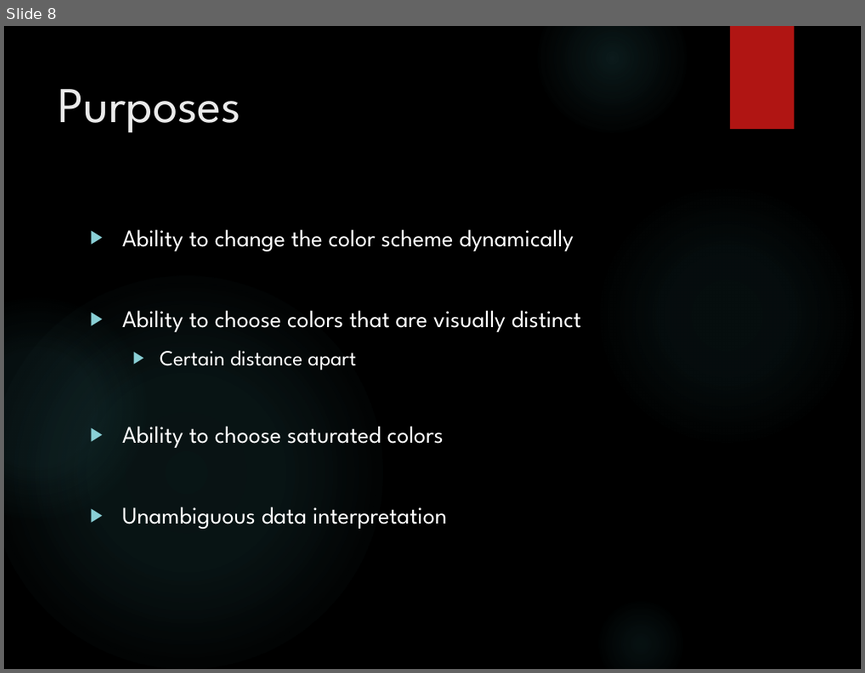
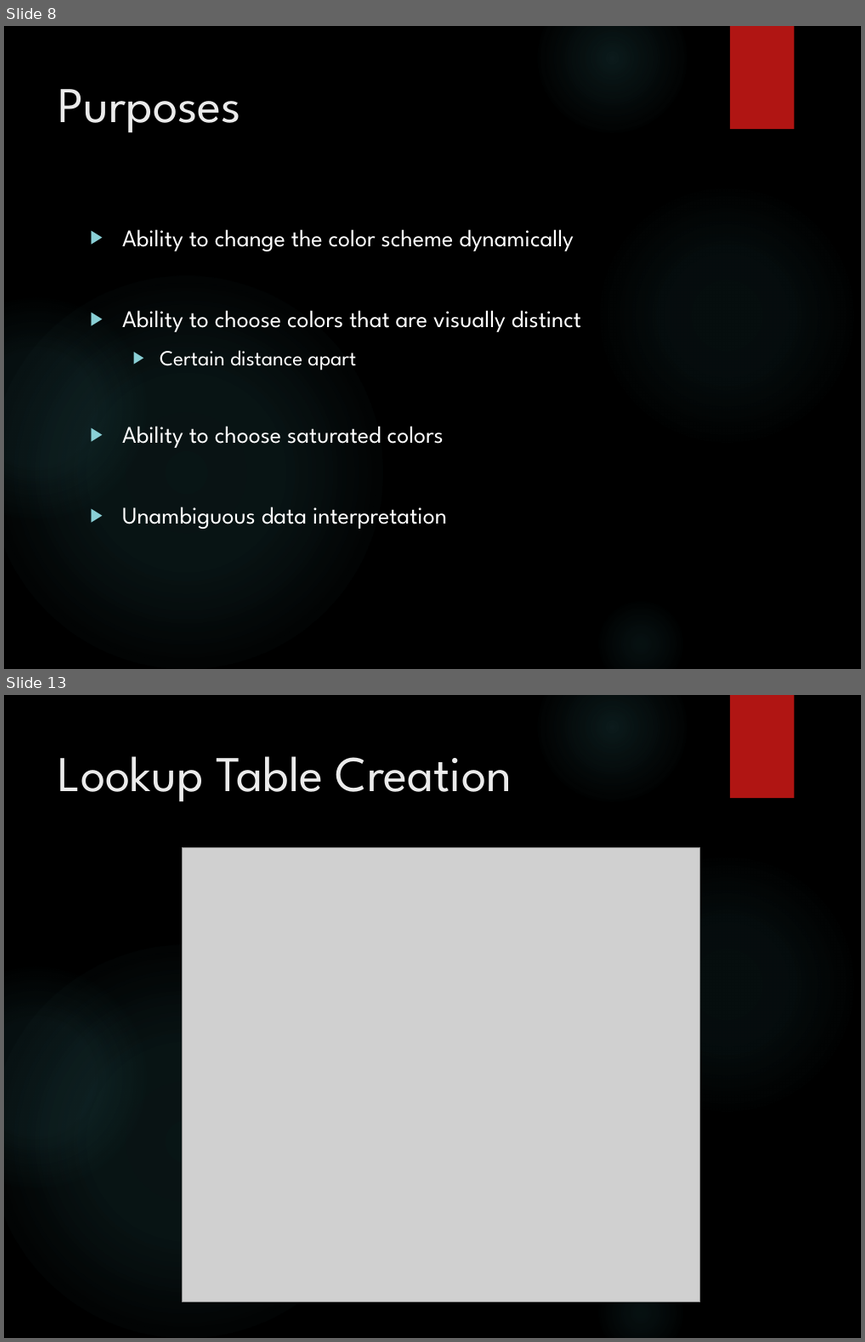
Before and after one commit to seancoogan/vtk_dynamic_color, a slide deck: MSIM741_slides_BARBACHEM_COOGAN.pptx. Shown one above the other, each under a label of ours: slide 8 before the commit, slides 8 and 13 after it; the slides between them are not shown. The pictures are 865x673 and 865x1342 pixels, drawn with LibreOffice and Linux fonts; fonts in the diff are those of the drawing; grey boxes stand for pictures; background and template pictures are left out. Boxes give left, top, right and bottom in pixels: in the first picture for what was removed or moved away, otherwise in the second. Text is boxed around its words. In the diff, an @@ line names an element or a change of style, - is before the commit and + after.

```diff
--- a/MSIM741_slides_BARBACHEM_COOGAN.pptx
+++ b/MSIM741_slides_BARBACHEM_COOGAN.pptx
@@ slide 13 added at box(4, 695, 861, 1338), background picture (left out); not listed: 6 template elements that a slide beside it also shows @@
@@ title added at box(58, 756, 511, 802), 42 pt, text #EBEBEB @@
+Lookup Table Creation
@@ picture added at box(182, 847, 699, 1302) @@
```
Also in this commit, not shown: 2 slides changed, 10 other slides added, 3 slides removed.
